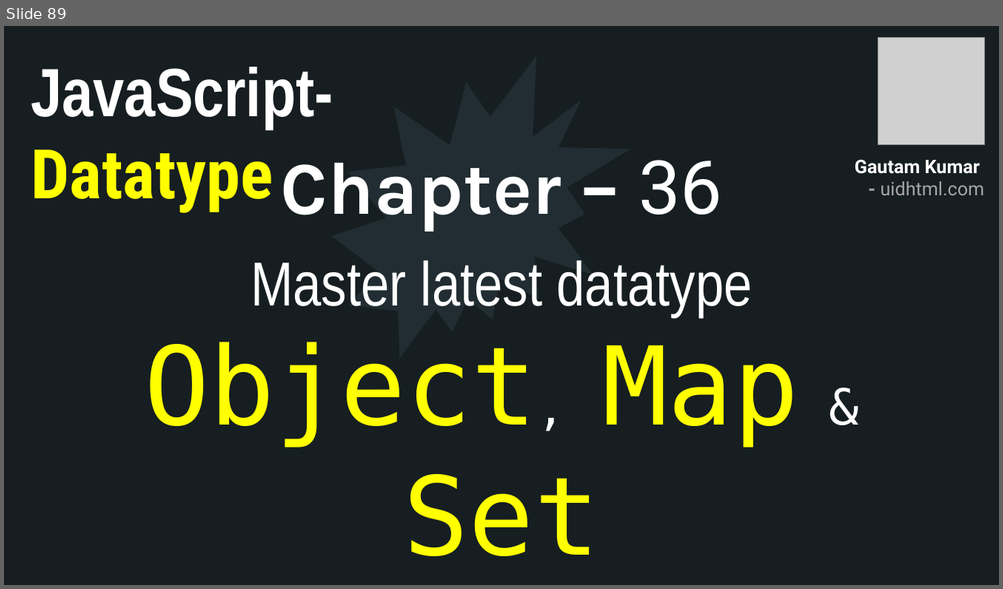
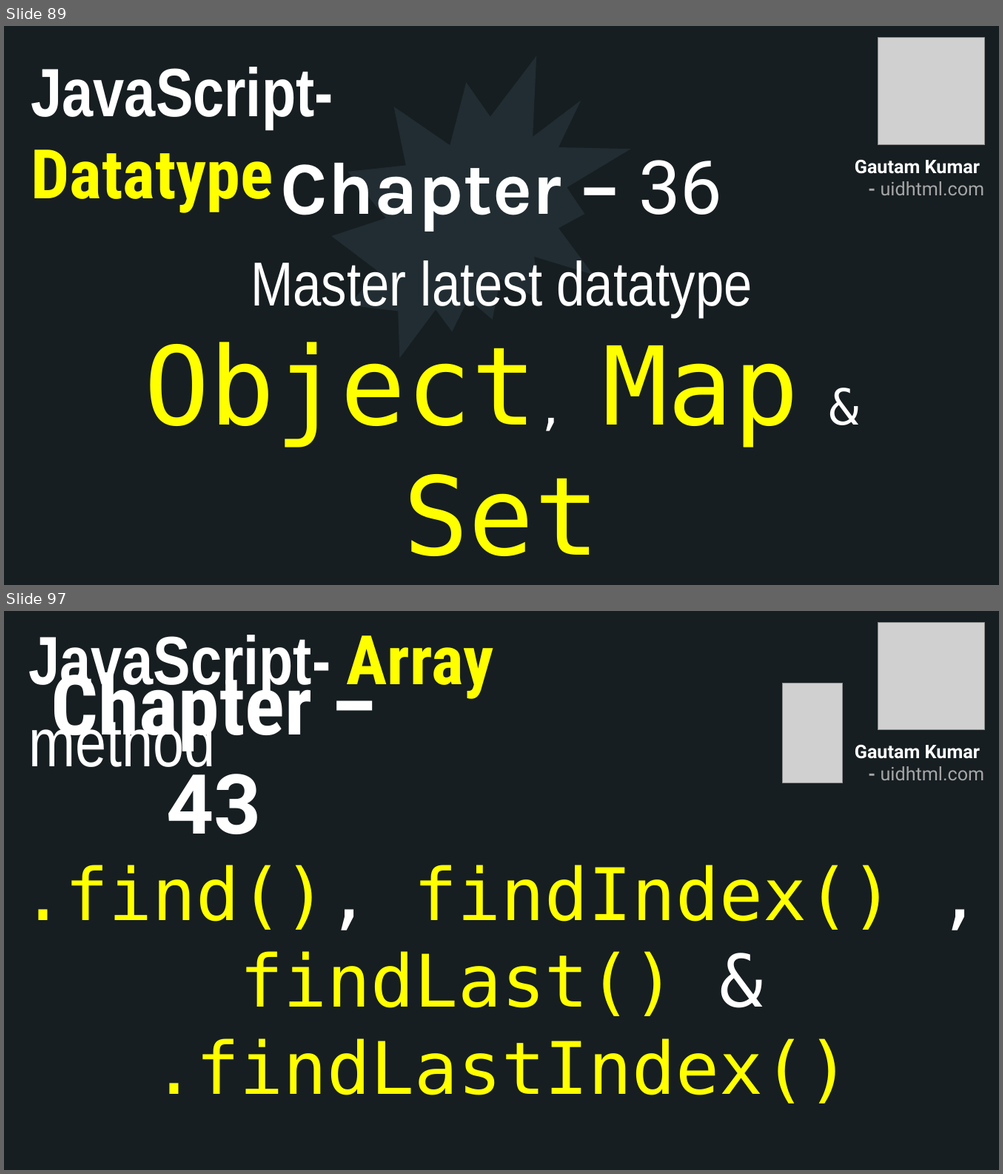
Before and after one commit to uidhtml/javascript-tutorials, a slide deck: Javascript Tutorials.pptx. Shown one above the other, each under a label of ours: slide 89 before the commit, slides 89 and 97 after it; the slides between them are not shown. The pictures are 1003x589 and 1003x1174 pixels, drawn with LibreOffice and Linux fonts; fonts in the diff are those of the drawing; grey boxes stand for pictures. Boxes give left, top, right and bottom in pixels: in the first picture for what was removed or moved away, otherwise in the second. Text is boxed around its words. In the diff, an @@ line names an element or a change of style, - is before the commit and + after.

Commit message:
Added chapter 40

```diff
--- a/Javascript Tutorials.pptx
+++ b/Javascript Tutorials.pptx
@@ slide 97 added at (4,611,999,1170), background #2C3C43; not listed: 10 template elements that a slide beside it also shows @@
@@ rectangle added at (4,611,999,1170), fill #161E22 @@
@@ picture added at (878,623,985,730) @@
@@ text added at (28,635,494,778), 66 pt, text #FFFFFF, bold @@
+JavaScript- Array method
@@ title added at (51,658,312,834), 80 pt, text #FFFFFF, bold @@
+Chapter – 43
@@ picture added at (783,684,842,783) @@
@@ text added at (854,745,984,780), 18 pt, text #A6A6A6, bold @@
+Gautam Kumar
+- uidhtml.com
@@ text added at (21,865,894,1104), 70 pt, text #FFFF00 @@
+.find(), findIndex() , findLast() &
+.findLastIndex()
```
Also in this commit, not shown: 4 slides changed, 7 other slides added, 7 other files.
